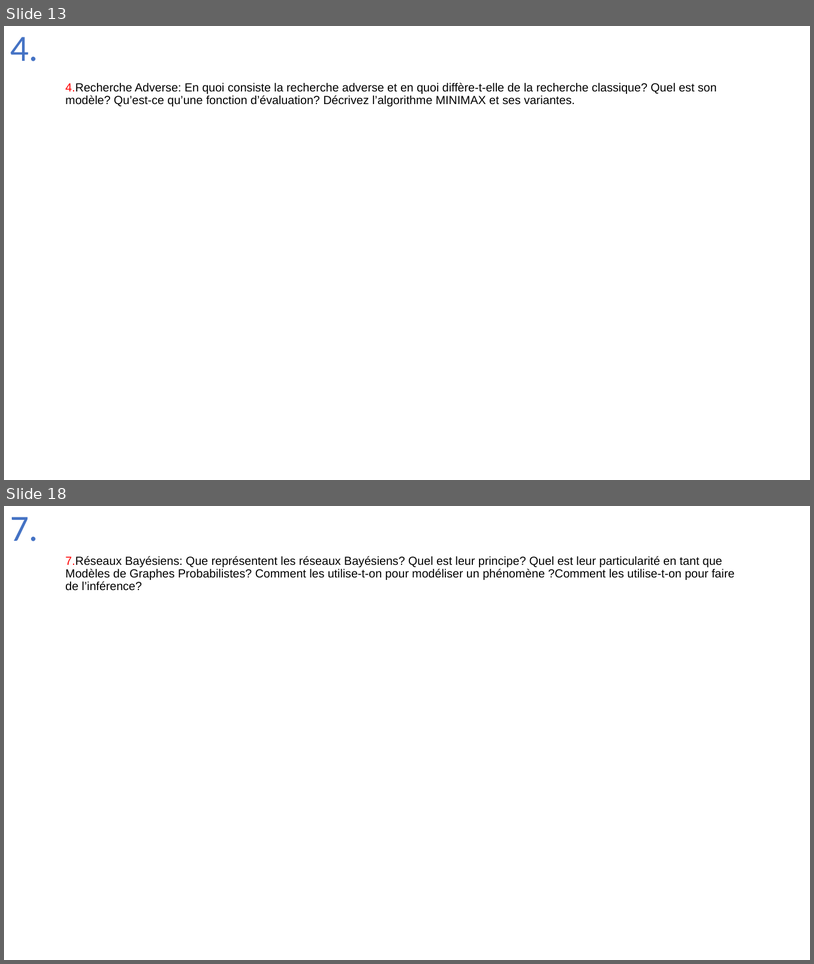
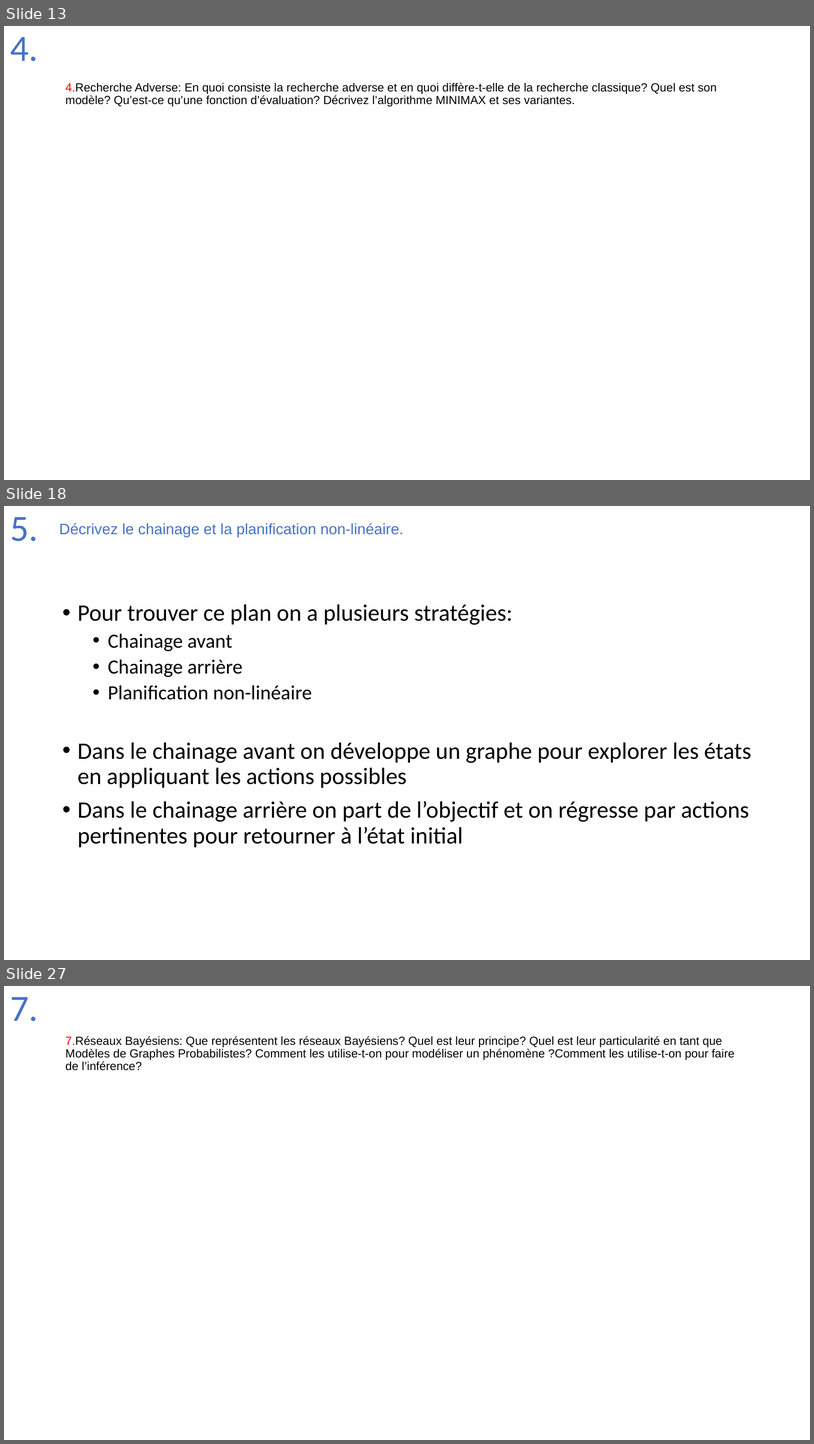
Before and after one commit to Joao-Quinta/Uni3eme, a slide deck: intelligenceArtificielle/Intelligence_artificielle_exam.pptx. Shown one above the other, each under a label of ours: slides 13 and 18 before the commit, slides 13, 18 and 27 after it; the slides between them are not shown. The pictures are 814x964 and 814x1444 pixels, drawn with LibreOffice and Linux fonts; fonts in the diff are those of the drawing. Boxes give left, top, right and bottom in pixels: in the first picture for what was removed or moved away, otherwise in the second. Text is boxed around its words. In the diff, an @@ line names an element or a change of style, - is before the commit and + after.

```diff
--- a/intelligenceArtificielle/Intelligence_artificielle_exam.pptx
+++ b/intelligenceArtificielle/Intelligence_artificielle_exam.pptx
@@ slide 18 added at (4,506,810,960), background #FFFFFF @@
@@ title added at (10,517,38,541), 44 pt, text #4472C4 @@
+5.
@@ text added at (59,523,404,538), 18 pt, text #4472C4 @@
+Décrivez le chainage et la planification non-linéaire.
@@ text added at (78,604,752,847), 28 pt, text #000000 @@
+• Pour trouver ce plan on a plusieurs stratégies:
+  • Chainage avant
+  • Chainage arrière
+  • Planification non-linéaire
+• Dans le chainage avant on développe un graphe pour explorer les états en appliquant les actions possibles
+• Dans le chainage arrière on part de l’objectif et on régresse par actions pertinentes pour retourner à l’état initial
@@ what was slide 18 is now slide 27 @@
```
Also in this commit, not shown: 4 slides changed, 8 other slides added.
